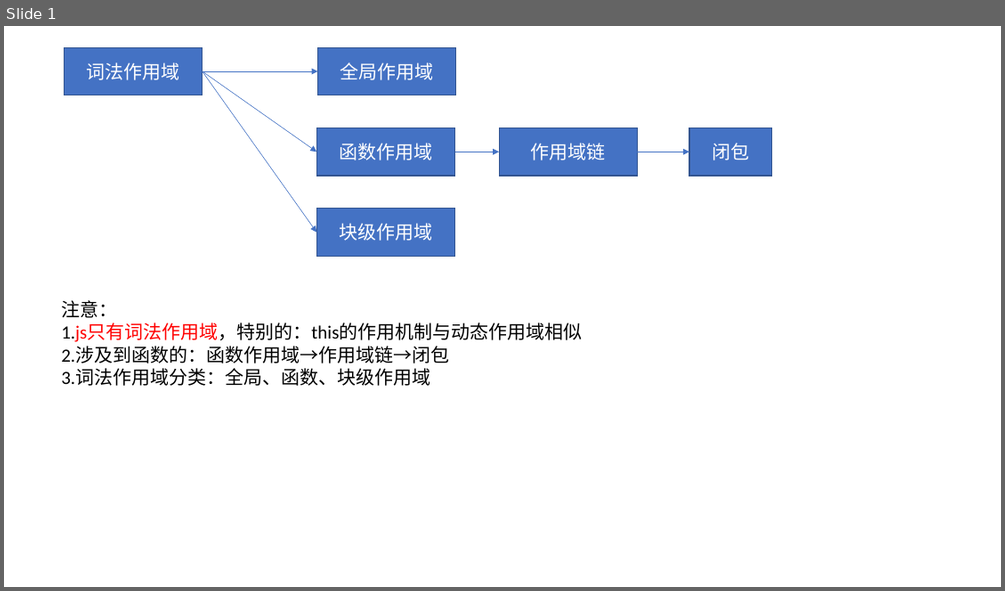
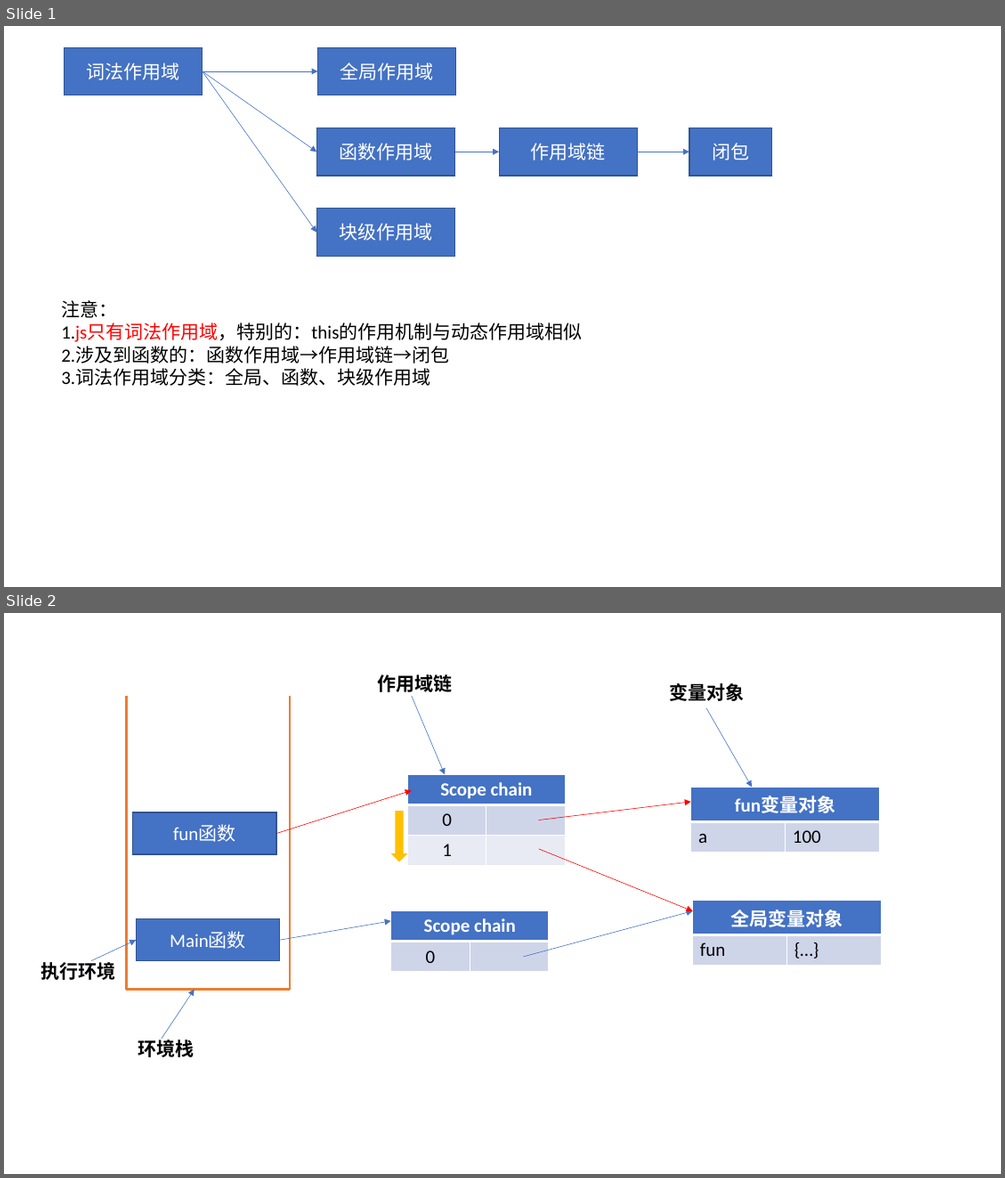
Before and after one commit to Shapeofme/Js_Learing-liaoxuefeng, a slide deck: 资料/js图解.pptx. Shown one above the other, each under a label of ours: slide 1 before the commit, slides 1 and 2 after it. The pictures are 1005x591 and 1005x1178 pixels, drawn with LibreOffice and Linux fonts; fonts in the diff are those of the drawing. Boxes give left, top, right and bottom in pixels: in the first picture for what was removed or moved away, otherwise in the second. Text is boxed around its words. In the diff, an @@ line names an element or a change of style, - is before the commit and + after.

```diff
--- a/资料/js图解.pptx
+++ b/资料/js图解.pptx
@@ slide 2 added at box(4, 613, 1001, 1174), background #FFFFFF @@
@@ text added at box(377, 674, 452, 692), 18 pt, text #000000, bold @@
+作用域链
@@ text added at box(670, 683, 744, 701), 18 pt, text #000000, bold @@
+变量对象
@@ line added from (127, 696) to (127, 989), #ED7D31 2 pt @@
@@ line added from (290, 696) to (290, 989), #ED7D31 2 pt @@
@@ arrow added from (412, 696) to (445, 774), #4472C4 0.5 pt @@
@@ arrow added from (706, 708) to (752, 787), #4472C4 0.5 pt @@
@@ arrow added from (276, 834) to (412, 790), #FF0000 0.5 pt @@
@@ table added at box(408, 774, 566, 866), 3 rows, 2 columns @@
+Scope chain | 
+0 | 
+1 | 
@@ table added at box(691, 787, 880, 848), 2 rows, 2 columns @@
+fun变量对象 | 
+a | 100
@@ rectangle added at box(133, 812, 276, 854), fill #4472C4, outline #325491 1 pt, 18 pt, text #FFFFFF @@
+fun函数
@@ down arrow added at box(390, 811, 407, 862), fill #FFC000 @@
@@ arrow added from (539, 820) to (691, 802), #FF0000 0.5 pt @@
@@ arrow added from (539, 849) to (693, 910), #FF0000 0.5 pt @@
@@ table added at box(693, 900, 882, 961), 2 rows, 2 columns @@
+全局变量对象 | 
+fun | {…}
@@ rectangle added at box(137, 919, 280, 961), fill #4472C4, outline #325491 1 pt, 18 pt, text #FFFFFF @@
+Main函数
@@ arrow added from (280, 940) to (390, 921), #4472C4 0.5 pt @@
@@ table added at box(390, 910, 550, 971), 2 rows, 2 columns @@
+Scope chain | 
+0 | 
@@ arrow added from (524, 957) to (693, 910), #4472C4 0.5 pt @@
@@ arrow added from (91, 961) to (137, 940), #4472C4 0.5 pt @@
@@ text added at box(40, 960, 115, 980), 18 pt, text #000000, bold @@
+执行环境
@@ line added from (127, 989) to (290, 989), #ED7D31 2 pt @@
@@ arrow added from (162, 1038) to (194, 989), #4472C4 0.5 pt @@
@@ text added at box(138, 1037, 194, 1057), 18 pt, text #000000, bold @@
+环境栈
```
Also in this commit, not shown: 5 other slides added, 44 other files.
